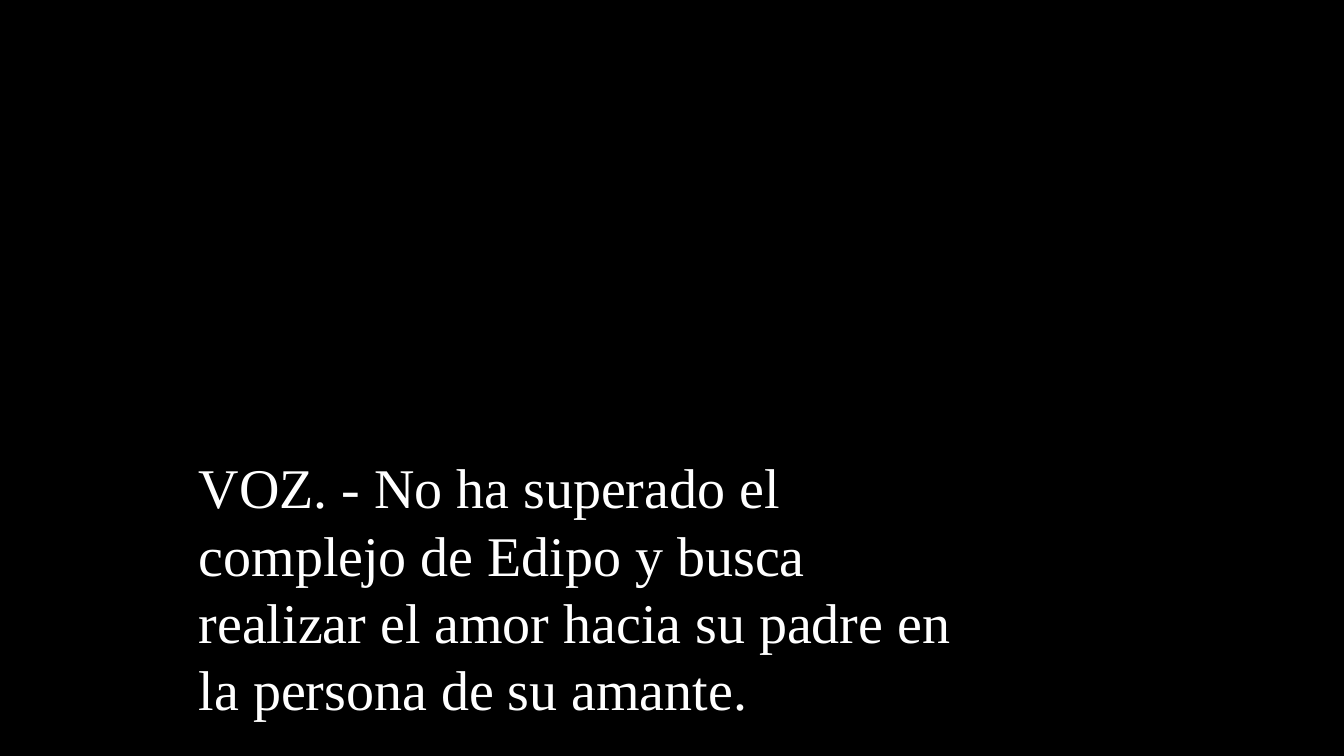
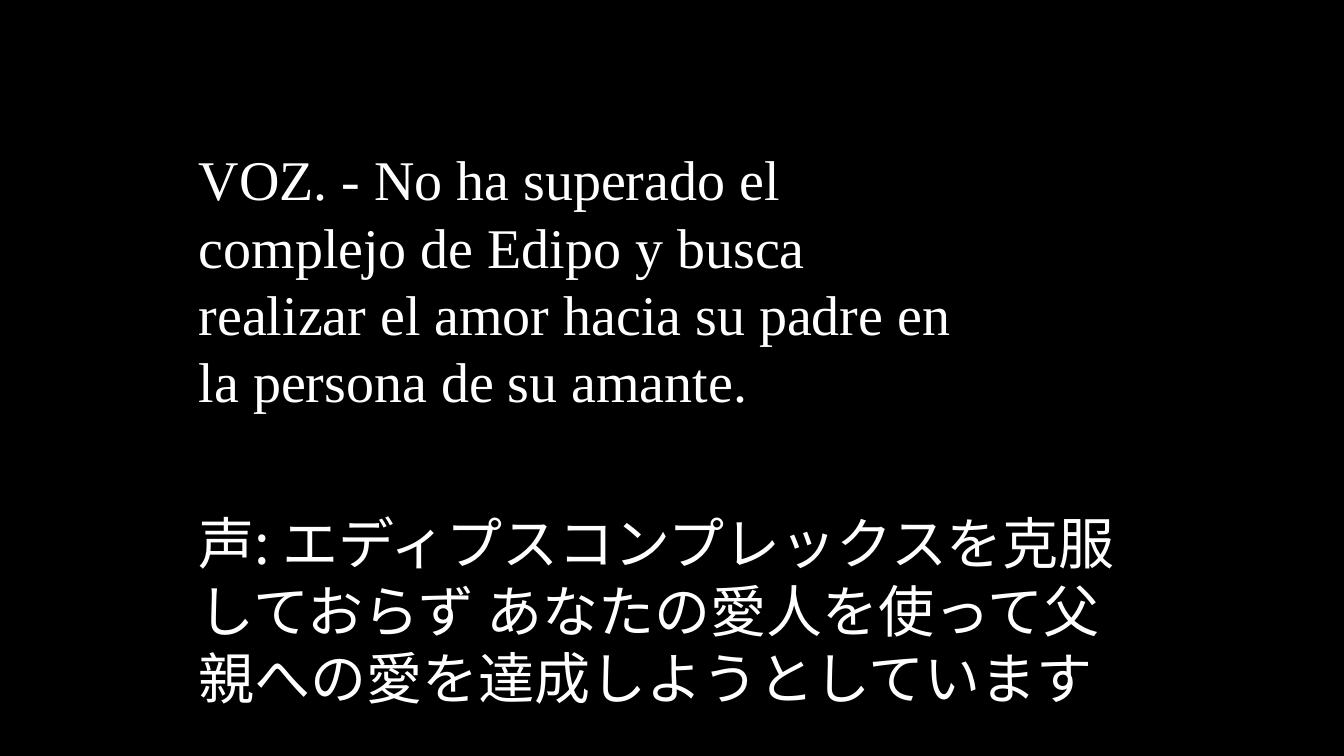
Before and after one commit to oulcggc/lang-drama-caption, a slide deck: slide 139 of complete-cap.pptx. Drawn at 1344x756 pixels with LibreOffice and Linux fonts; fonts in the diff are those of the drawing. Boxes give left, top, right and bottom in pixels: in the first picture for what was removed or moved away, otherwise in the second. Text is boxed around its words. In the diff, an @@ line names an element or a change of style, - is before the commit and + after.

```diff
--- a/complete-cap.pptx
+++ b/complete-cap.pptx
@@ text "VOZ. - No ha superado ...": place and size @@
-text "VOZ. - No ha superado ..." at [199,469,950,721]
+text "VOZ. - No ha superado ..." at [199,161,950,413]
@@ text added at [199,516,1115,704], 40 pt, text #FFFFFF @@
+声: エディプスコンプレックスを克服しておらず あなたの愛人を使って父親への愛を達成しようとしています
```
Also in this commit, not shown: 147 other slides changed, 12 slides added, 12 slides removed, 3 other files.
